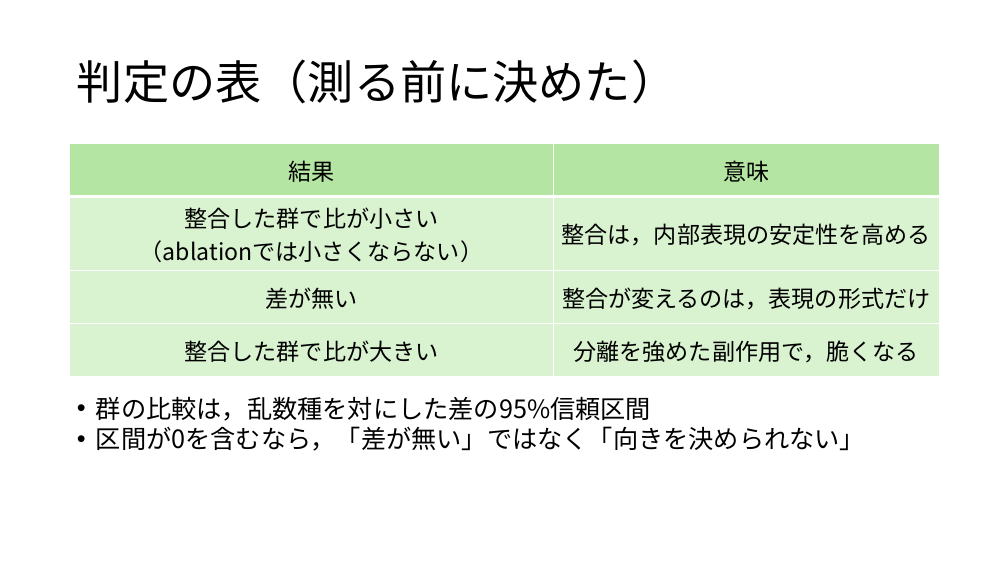
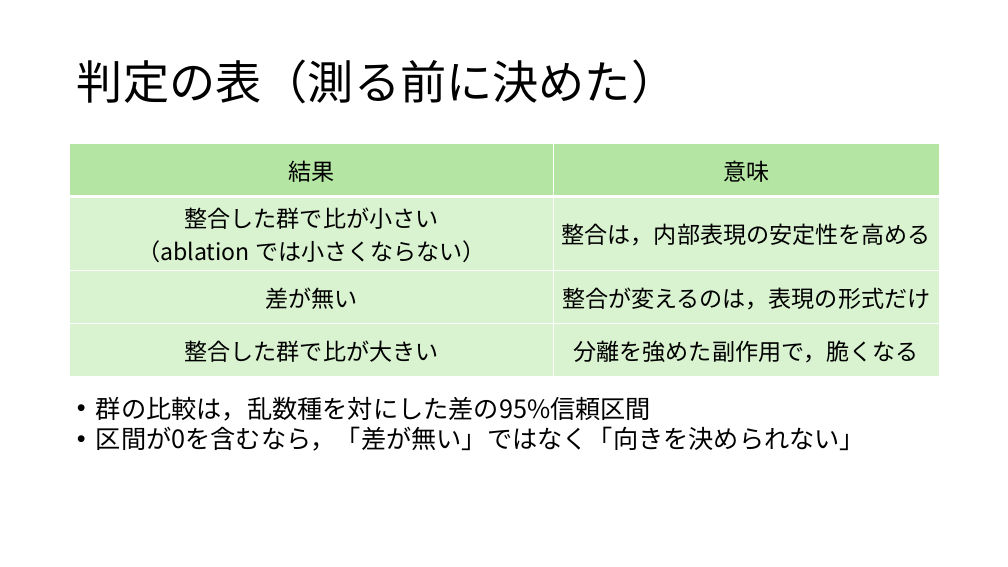
Before and after one commit to tomoking2004/cotar, a slide deck: slide 8 of presentations/20261030_進捗報告.pptx. Drawn at 1008x567 pixels with LibreOffice and Linux fonts; fonts in the diff are those of the drawing. Boxes give left, top, right and bottom in pixels: in the first picture for what was removed or moved away, otherwise in the second. Text is boxed around its words. In the diff, an @@ line names an element or a change of style, - is before the commit and + after.

```diff
--- a/presentations/20261030_進捗報告.pptx
+++ b/presentations/20261030_進捗報告.pptx
@@ table at (x1=70, y1=144, x2=939, y2=367) @@
-row 2, column 1: 整合した群で比が小さい （ablationでは小さくならない）
+row 2, column 1: 整合した群で比が小さい （ablation では小さくならない）
```
Also in this commit, not shown: 14 other slides changed, 1 other file.
